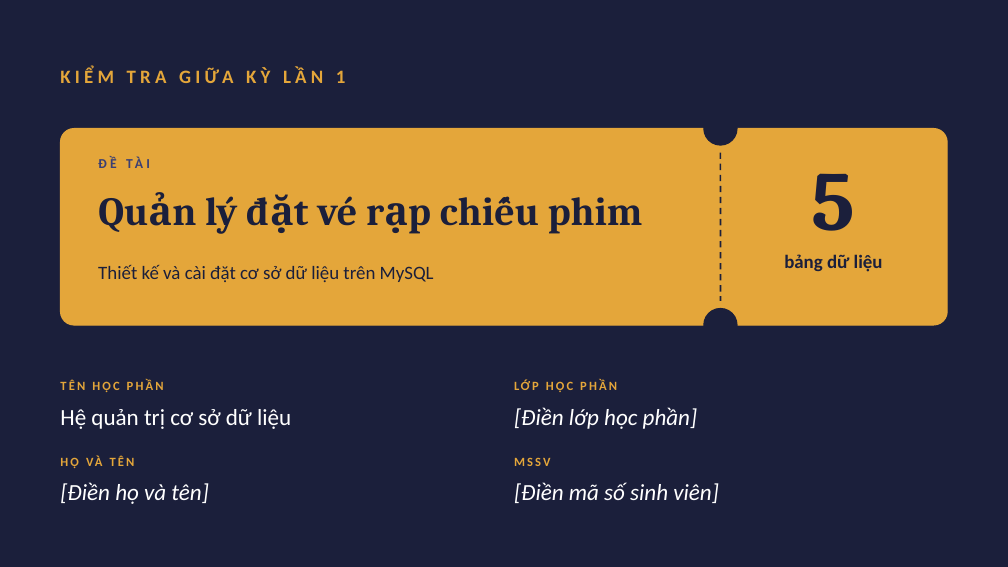
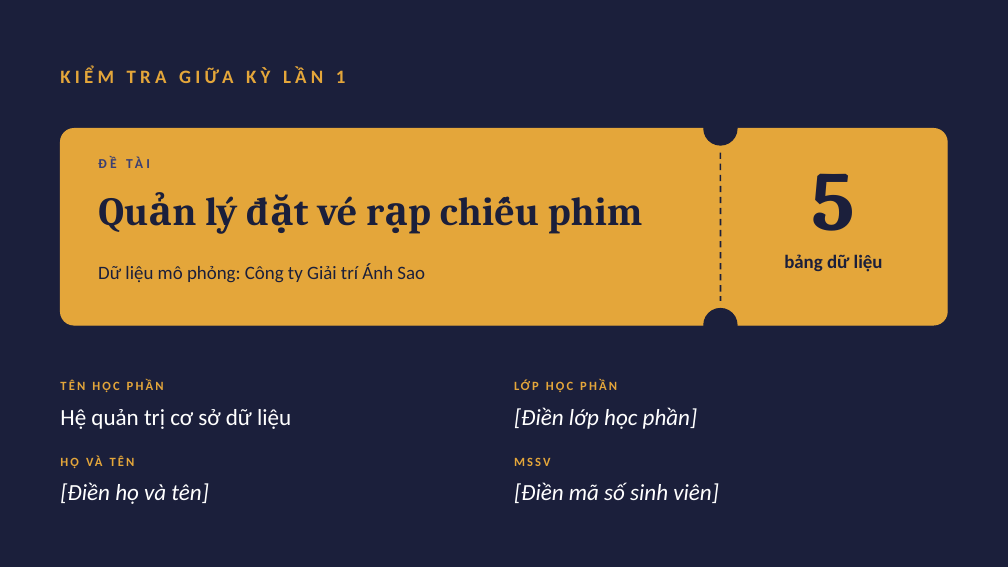
Before and after one commit to PhucHoang3010/Vietnamese-News-Classification, a slide deck: slide 1 of hqtcsdl-giuaky/quan_ly_rap_phim.pptx. Drawn at 1008x567 pixels with LibreOffice and Linux fonts; fonts in the diff are those of the drawing. Boxes give left, top, right and bottom in pixels: in the first picture for what was removed or moved away, otherwise in the second. Text is boxed around its words. In the diff, an @@ line names an element or a change of style, - is before the commit and + after.

```diff
--- a/hqtcsdl-giuaky/quan_ly_rap_phim.pptx
+++ b/hqtcsdl-giuaky/quan_ly_rap_phim.pptx
@@ text at <box>98,264,425,283</box>: text changed @@
-Thiết kế và cài đặt cơ sở dữ liệu trên MySQL
+Dữ liệu mô phỏng: Công ty Giải trí Ánh Sao
```
Also in this commit, not shown: 2 other slides changed, 4 slides added, 1 slide removed, 1 other file.
